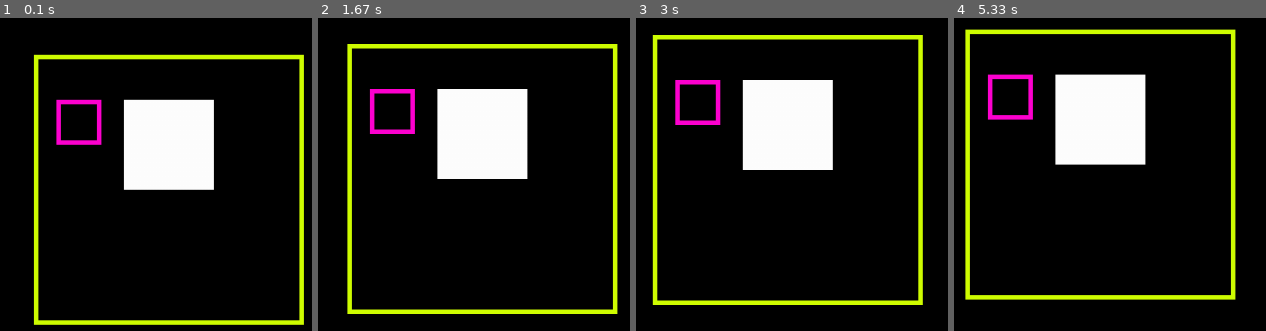
Above: before the commit, frames 1-4 (left to right).
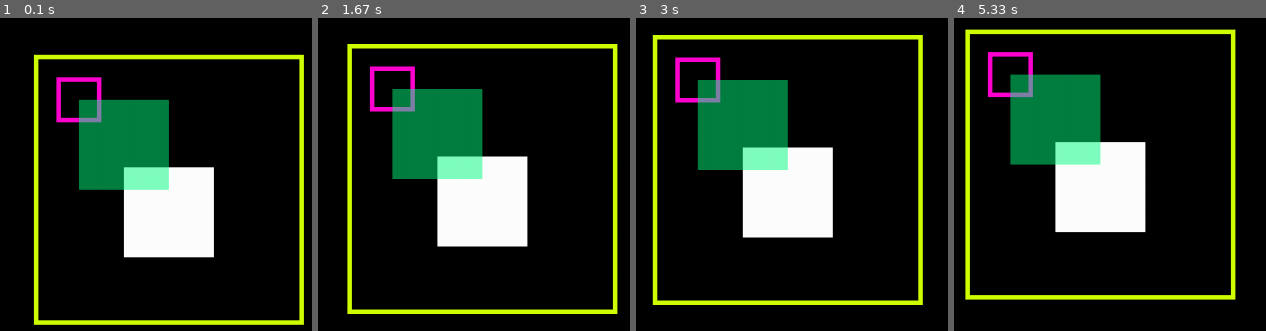
Above: after the commit, the same moments.

Repository: antowkas/sample_pygame
Game: pygame game, started from test.py
Same seed, same stepped clock (60 frames per second), same inputs: the game is played once before the commit and once after it.
Inputs (mouse positions are in pixels of both pictures, inside the frame that each line leads up to):
- Up to frame 1 (0.1 s): no input
- Up to frame 2 (1.67 s): press the mouse at (442, 143) at 0.37 s; move the mouse to (outside the picture) at 0.47 s; release the mouse at (outside the picture) at 0.6 s
- Up to frame 3 (3 s): no input
- Up to frame 4 (5.33 s): no input

The runs differ from the first frame. In frame 1, 19% of the frame differs, in the area x 17-69%, y 18-77%; in frame 2, 19%; in frame 3, 19%; in frame 4, 19%, in the area x 10-62%, y 10-69%.

Commit message:
bugfix and update button.py

Diff:
--- a/models/button.py
+++ b/models/button.py
@@ -1,31 +1,50 @@
+from typing import Tuple
+
 from pygame import mouse, Color
 from pygame.sprite import Group
 
 from .game import GameObject
 
 
+def pg_color_to_hex(color: Color):
+    hex_color = "#%02x%02x%02x" % (color.r, color.g, color.b)
+    if color.a != 255:
+        hex_color += "%02x" % color.a
+    return hex_color
+
+
 class Button(GameObject):
-    def __init__(self, *groups: Group, size=(0, 0), pos=(0, 0), color_fill=Color(0, 0, 0), callbacks=None):
-        self.color_fill = color_fill
-        self.i = 0
-
-        if callbacks is None:
-            callbacks = []
-        self.callbacks = callbacks
+    def __init__(self, *groups: Group, size=(0, 0), pos=(0, 0), color_fill=Color(0, 0, 0), click_callbacks=None):
+        self.is_pressed = False
+        self.color_fill = Color(color_fill)
+        if click_callbacks is None:
+            click_callbacks = []
+        self.click_callbacks = click_callbacks
 
         super().__init__(*groups, size=size, pos=pos)
 
-    def update(self):
+    def update(self, *args, **kwargs):
         self.get_input()
 
     def image_update(self):
         self.image.fill(self.color_fill)
 
     def pressed(self):
-        self.i += 1
-        print("press", self.i)
-        for callback in self.callbacks:
-            callback()
+        if not self.is_pressed:
+            self.clicked()
+        self.is_pressed = True
+
+    def clicked(self):
+        for callback in self.click_callbacks:
+            # CPython
+            args = callback.__code__.co_argcount
+            if args == 1:
+                callback(self)
+            else:
+                callback()
+
+    def unpressed(self):
+        self.is_pressed = False
 
     def get_input(self):
         mouse_buttons = mouse.get_pressed()
@@ -33,3 +52,10 @@
             mouse_pos = mouse.get_pos()
             if self.rect.collidepoint(mouse_pos):
                 self.pressed()
+        else:
+            self.unpressed()
+
+    def __str__(self):
+        res = super().__str__().split(" ")
+        res = res[:1] + [pg_color_to_hex(self.color_fill)] + res[1:]
+        return " ".join(res)
--- a/models/window.py
+++ b/models/window.py
@@ -16,7 +16,9 @@
 
 class Window(GameObject):
     def __init__(self, *groups: Group, size=(0, 0), pos=(0, 0), debug=False):
+        self.offset = pos
         self.game_objects: Group[GameObject] = Group()
+        self.last_game_objects: set[GameObject] = set()
 
         super().__init__(*groups, size=size, pos=pos)
         self.last_pos = self.rect.x, self.rect.y
@@ -25,21 +27,45 @@
         if self.debug_color is not None:
             draw.rect(self.image, self.debug_color, (0, 0, self.rect.width, self.rect.height), 5)
 
-    def add_game_object(self, game_object_partial: partial[GameObject]):
-        pos = game_object_partial.keywords.setdefault("pos", (0, 0))
-        pos = pos[0] + self.rect.x, pos[1] + self.rect.y
-        game_object_partial(*self.groups(), self.game_objects, self.game_objects, pos=pos)
+    def add_game_object(self, game_object_partial: partial[GameObject]) -> GameObject:
+        game_object = game_object_partial(self.game_objects)
+        self.update_new_object(game_object)
+        return game_object
 
     def update(self, *args, **kwargs):
+        self.update_new_objects()
+        self.update_objects_pos()
+
+    def update_new_objects(self):
+        new_game_objects = self.find_new_game_object()
+        if new_game_objects:
+            for game_object in new_game_objects:
+                self.update_new_object(game_object)
+
+    def find_new_game_object(self):
+        set_game_objects = set(self.game_objects)
+        return set_game_objects - self.last_game_objects
+
+    def update_new_object(self, game_object):
+        game_object.rect.x += self.offset[0]
+        game_object.rect.y += self.offset[1]
+        if isinstance(game_object, Window):
+            game_object.last_pos = game_object.rect.x, game_object.rect.y
+        for group in self.groups():
+            group.add(game_object)
+        self.last_game_objects.add(game_object)
+
+    def update_objects_pos(self):
         if (self.rect.x, self.rect.y) != (self.last_pos[0], self.last_pos[1]):
             dx = self.rect.x - self.last_pos[0]
             dy = self.rect.y - self.last_pos[1]
+            self.offset = (self.offset[0] + dx, self.offset[1] + dy)
             for game_object in self.game_objects:
+                if isinstance(game_object, Window):
+                    game_object.last_pos = (game_object.last_pos[0] + dx, game_object.last_pos[1] + dy)
                 game_object.rect.x += dx
                 game_object.rect.y += dy
-
         self.last_pos = self.rect.x, self.rect.y
-        self.game_objects.update(*args, **kwargs)
 
     def image_update(self):
         for game_object in self.game_objects:
@@ -50,9 +76,16 @@
     def __init__(self, *groups: Group, **kwargs):
         super().__init__(*groups, **kwargs)
         self.add_game_object(partial(Button,
-                                     size=(100, 100), pos=(100, 50), color_fill="white"))
-        self.add_game_object(partial(Window,
-                                     size=(50, 50), pos=(25, 50), debug=True))
+                                     size=(100, 100), pos=(100, 125), color_fill="white"))
+        # self.w: Window = self.add_game_object(partial(Window,
+        #                                  size=(50, 50), pos=(25, 50), debug=True))
+
+        self.w = Window(self.game_objects, size=(50, 50), pos=(25, 25), debug=True)
+
+        # Тут нет ошибки
+        # https://youtrack.jetbrains.com/issue/PY-45958/Type-error-sorting-Iterable-of-dataclassorderTrue-instances
+        self.w.game_objects.add(Button(size=(100, 100), pos=(25, 25), color_fill=Color(0, 255, 128, 128),
+                                       click_callbacks=(lambda x: print(str(x)),)))
 
     def update(self, *args, **kwargs):
         self.rect.y += 1 - random() * 2
--- a/test.py
+++ b/test.py
@@ -14,8 +14,6 @@
 FPS = 60
 
 all_sprites = pygame.sprite.Group()
-# Background(all_sprites, size=(100, 100), color_fill="white")
-# MyWindow(all_sprites, size=(500, 500), debug=True)
 MyWindow(all_sprites, size=(300, 300), pos=(200, 100), debug=True)
 
 while running:
